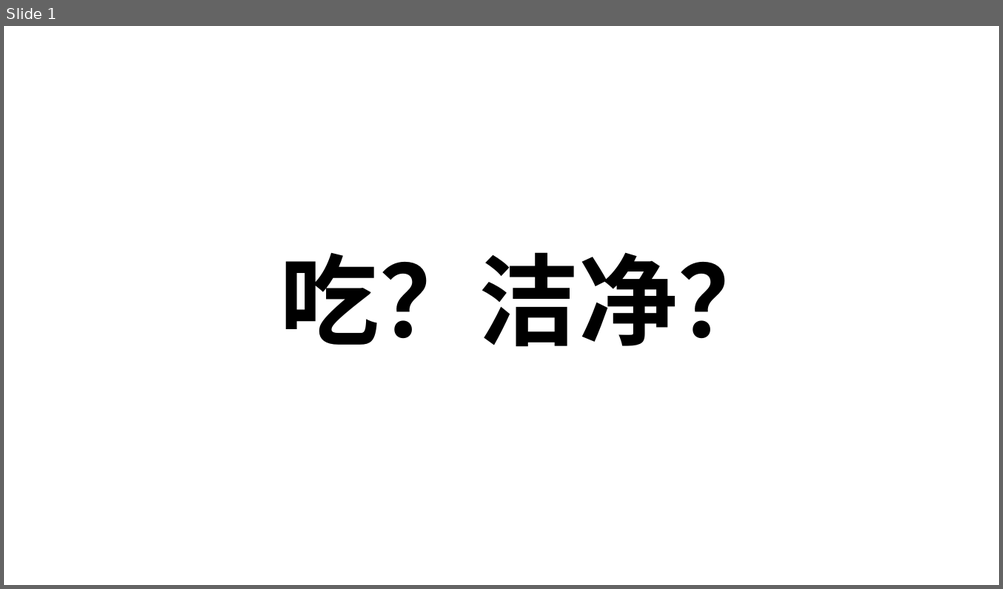
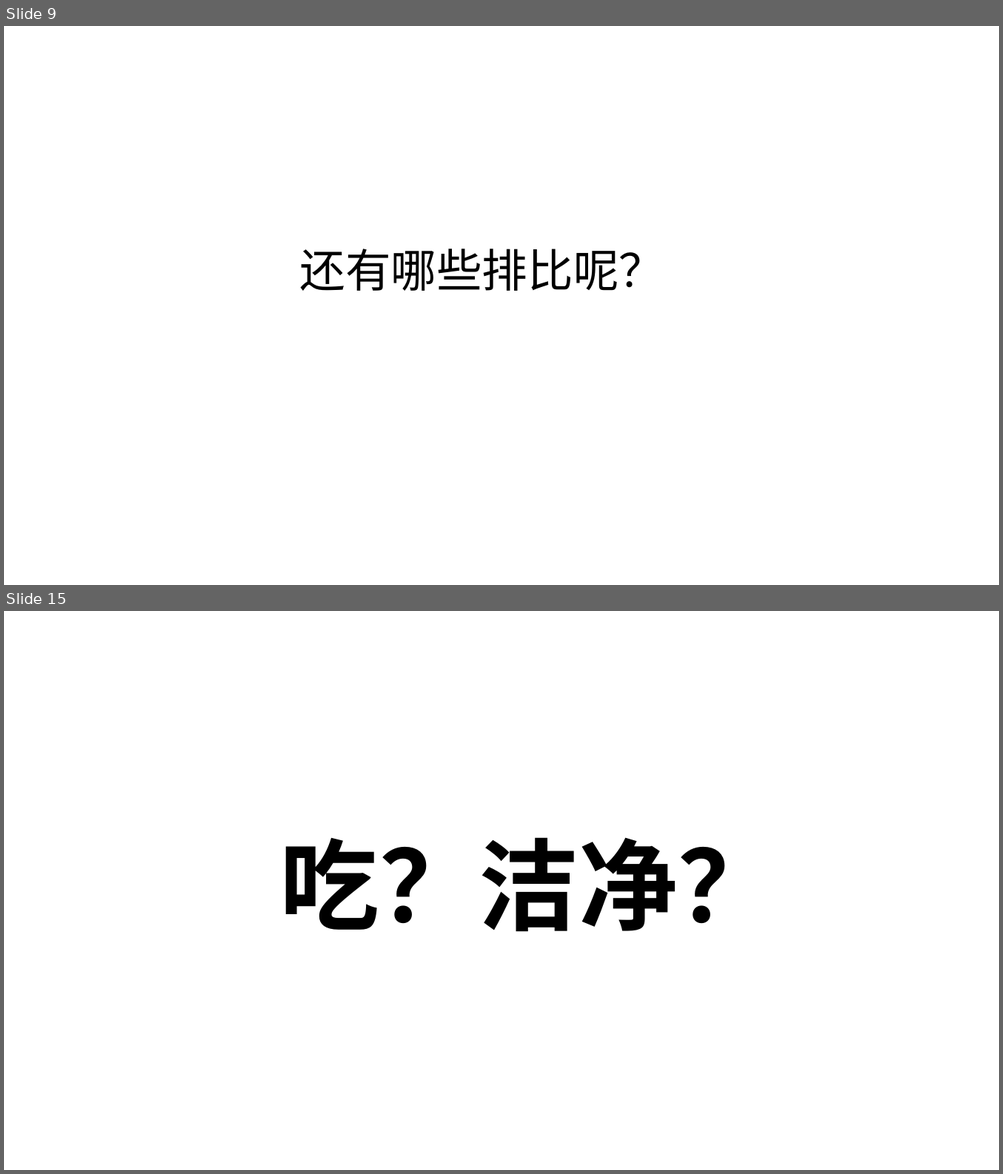
Before and after one commit to zy-hz/my-bible, a slide deck: 读经笔记/各卷圣经/03 利未记/周三.pptx. Shown one above the other, each under a label of ours: slide 1 before the commit, slides 9 and 15 after it; the slides between them are not shown. The pictures are 1003x589 and 1003x1174 pixels, drawn with LibreOffice and Linux fonts; fonts in the diff are those of the drawing. Boxes give left, top, right and bottom in pixels: in the first picture for what was removed or moved away, otherwise in the second. Text is boxed around its words. In the diff, an @@ line names an element or a change of style, - is before the commit and + after.

```diff
--- a/读经笔记/各卷圣经/03 利未记/周三.pptx
+++ b/读经笔记/各卷圣经/03 利未记/周三.pptx
@@ slide 9 added at box(4, 26, 999, 585), background #FFFFFF @@
@@ title added at box(300, 249, 665, 291), 44 pt, text #000000 @@
+还有哪些排比呢？
@@ what was slide 1 is now slide 15 @@
```
Also in this commit, not shown: 13 other slides added, 16 other files.
